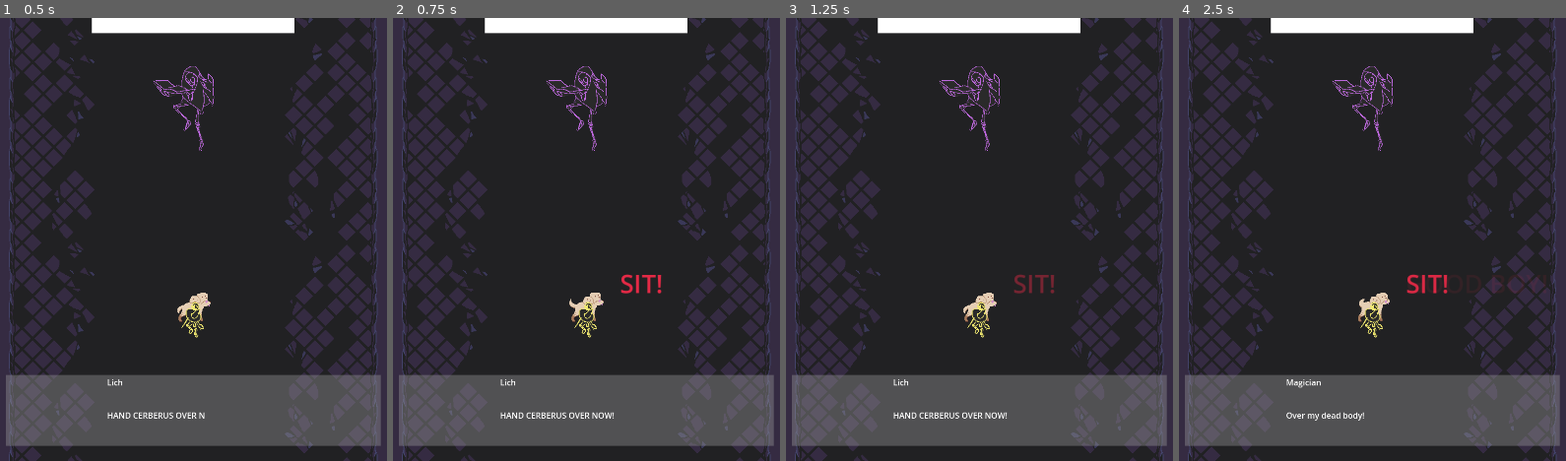
Above: before the commit, frames 1-4 (left to right).
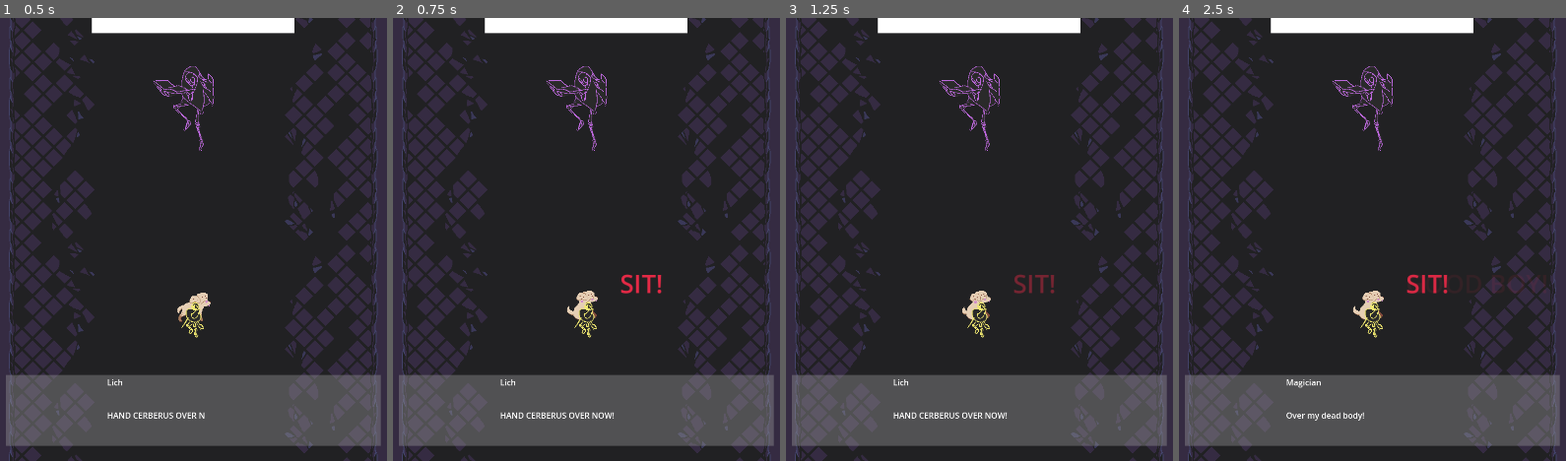
Above: after the commit, the same moments.

Repository: JeppeLindberg/toxic-terror
Game: Godot game, scene res://scenes/main.tscn
The game is run twice, just before and just after one commit, with the same random seed, the same clock (stepped at 60 frames per second) and the same inputs.
Inputs:
- Up to frame 1 (0.5 s): no input
- Up to frame 2 (0.75 s): tap Enter (interact) at 0.5 s; hold D (move_right) from 0.53 s (still down); tap Space (sit) at 0.6 s
- Up to frame 3 (1.25 s): keep holding D (move_right)
- Up to frame 4 (2.5 s): release D (move_right) at 1.28 s; hold S (move_down) 1.28-2.03 s; tap Shift (improve_accuracy) at 1.35 s; tap Space (sit) at 1.55, 2.3 s; hold D (move_right) from 2.03 s (still down); tap Enter (interact) at 2.1 s

Frame 1 is identical in both runs. In frame 2, 0.2% of the frame differs, in the area x 45-55%, y 61-69%; in frame 3, 0.2%; in frame 4, 0.2%.

Commit message:
progress

Diff:
--- a/scenes/main.tscn
+++ b/scenes/main.tscn
@@ -278,11 +278,12 @@
 shape = SubResource("CircleShape2D_og1vs")
 disabled = true
 
-[node name="dog" type="RigidBody2D" parent="."]
+[node name="dog" type="RigidBody2D" parent="." node_paths=PackedStringArray("sprite")]
 collision_layer = 5
 collision_mask = 4
 gravity_scale = 0.0
 script = ExtResource("3_jyhfs")
+sprite = NodePath("sprite")
 movement_speed = 400.0
 player_layer = 1
 
--- a/scripts/dog.gd
+++ b/scripts/dog.gd
@@ -9,6 +9,7 @@
 @onready var player = get_node('/root/main/player')
 @onready var shield = get_node('shield')
 
+@export var sprite: AnimatedSprite2D
 @export var movement_speed : float = 300.0
 
 @export_flags_2d_physics var player_layer: int
@@ -18,6 +19,15 @@
 	_update_state()
 
 	direction_to_player = (player.global_position - global_position).normalized()
+
+	if state == 'idle' or state == 'move_toward_player':
+		sprite.play('idle')
+	if state == 'sit':
+		sprite.play('sit')
+	if direction_to_player.x < 0:
+		sprite.scale.x = -1
+	else:
+		sprite.scale.x = 1
 
 	if (state == 'idle') or (state =='sit'):
 		linear_velocity = Vector2.ZERO
Binary file changed: asesprite/dog_sit.aseprite
Binary file changed: sprites/dog_sit.png
